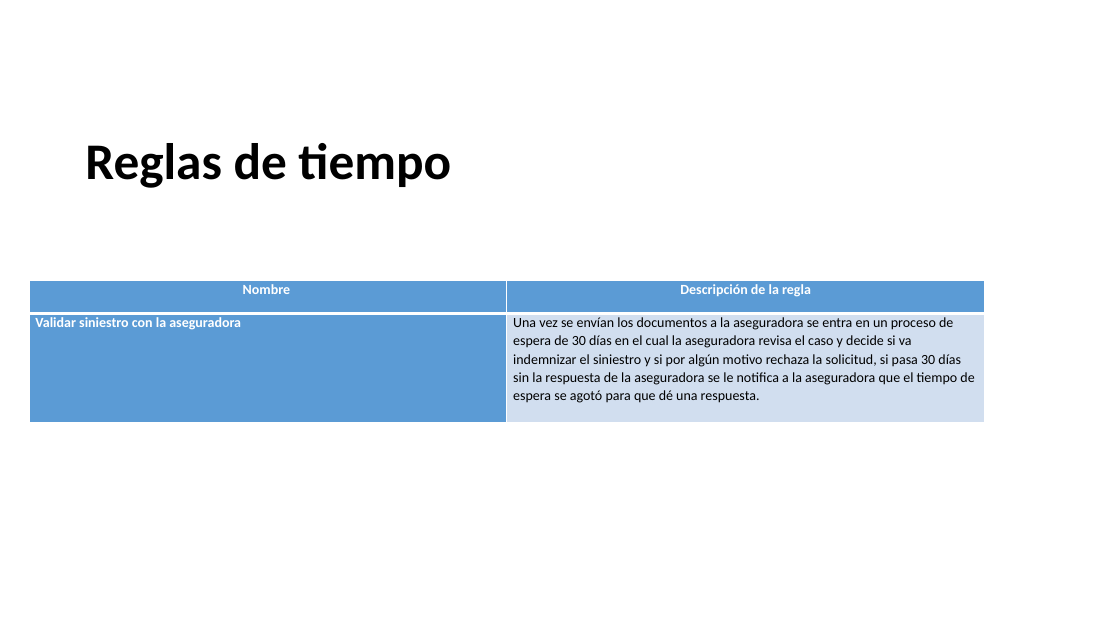
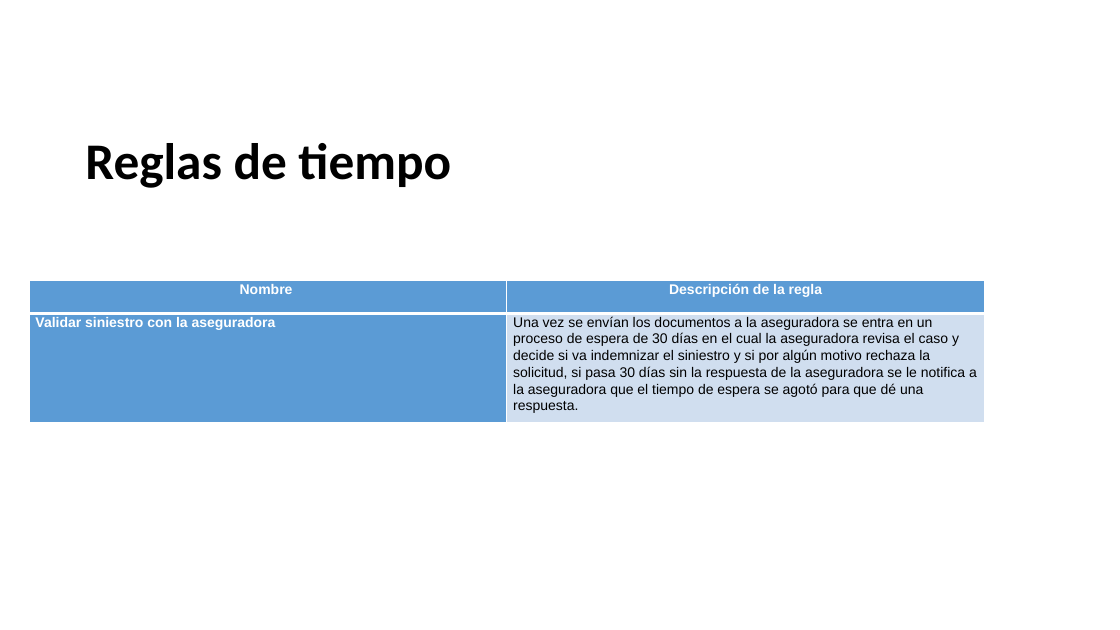
Before and after one commit to AndresFelipeGualdron/AUPN, a slide deck: slide 15 of AUPN.pptx (slide 14 before the commit). Drawn at 1120x630 pixels with LibreOffice and Linux fonts; fonts in the diff are those of the drawing; background and template pictures are left out. Boxes give left, top, right and bottom in pixels: in the first picture for what was removed or moved away, otherwise in the second. Text is boxed around its words. In the diff, an @@ line names an element or a change of style, - is before the commit and + after.

```diff
--- a/AUPN.pptx
+++ b/AUPN.pptx
@@ table at (29, 281, 986, 556) @@
@@ fill #D2DEEF to #D0DEEF in row 2, column 2 @@
@@ font Calibri to Arial @@
```
Also in this commit, not shown: 8 other slides changed, 1 slide added.
